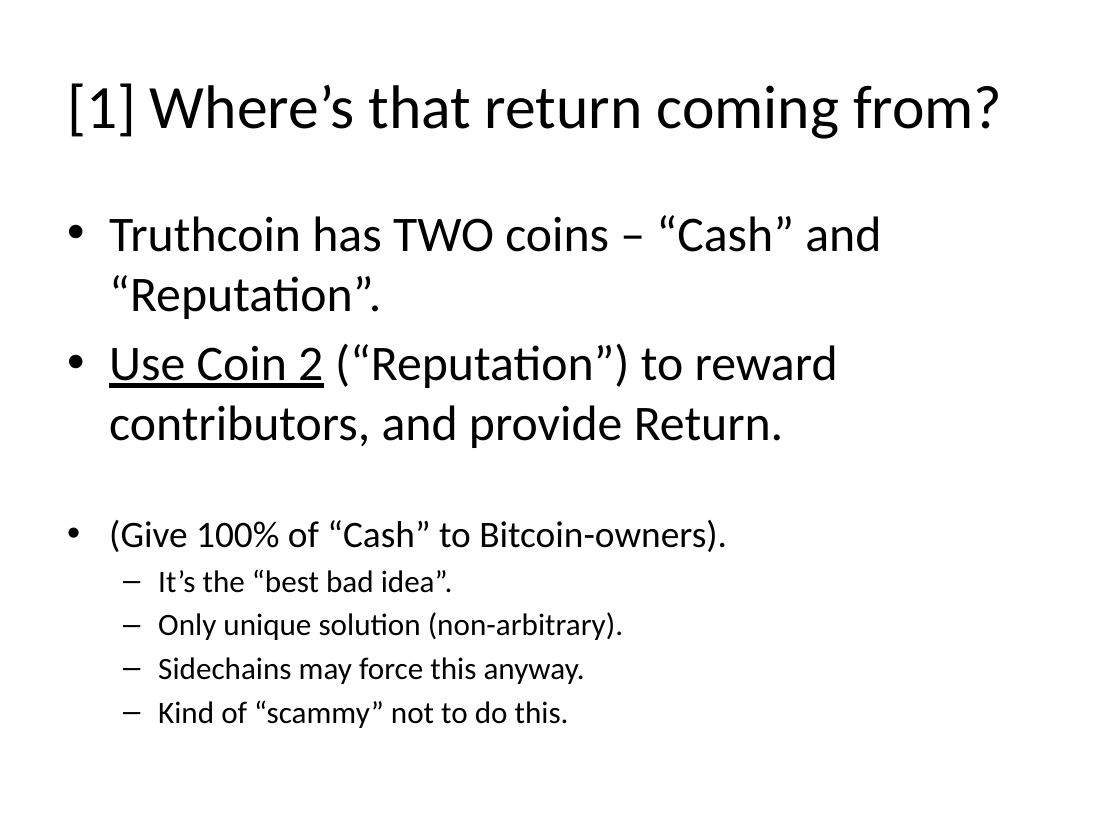
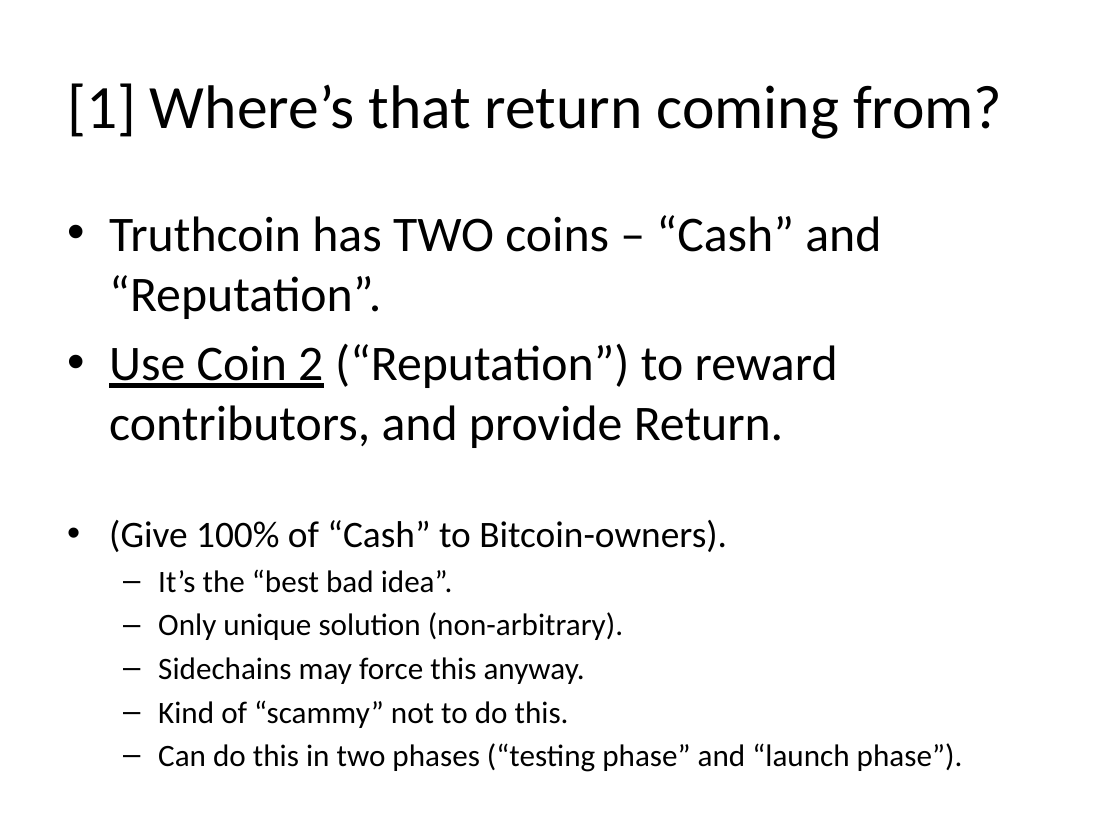
Before and after one commit to psztorc/Truthcoin, a slide deck: slide 4 of docs/TruthcoinValuable.pptx. Drawn at 1120x840 pixels with LibreOffice and Linux fonts; fonts in the diff are those of the drawing. Boxes give left, top, right and bottom in pixels: in the first picture for what was removed or moved away, otherwise in the second. Text is boxed around its words. In the diff, an @@ line names an element or a change of style, - is before the commit and + after.

```diff
--- a/docs/TruthcoinValuable.pptx
+++ b/docs/TruthcoinValuable.pptx
@@ text at [158,743,963,772]: paragraph added @@
+  – Can do this in two phases (“testing phase” and “launch phase”).
```
Also in this commit, not shown: 4 other slides changed, 1 other file.
